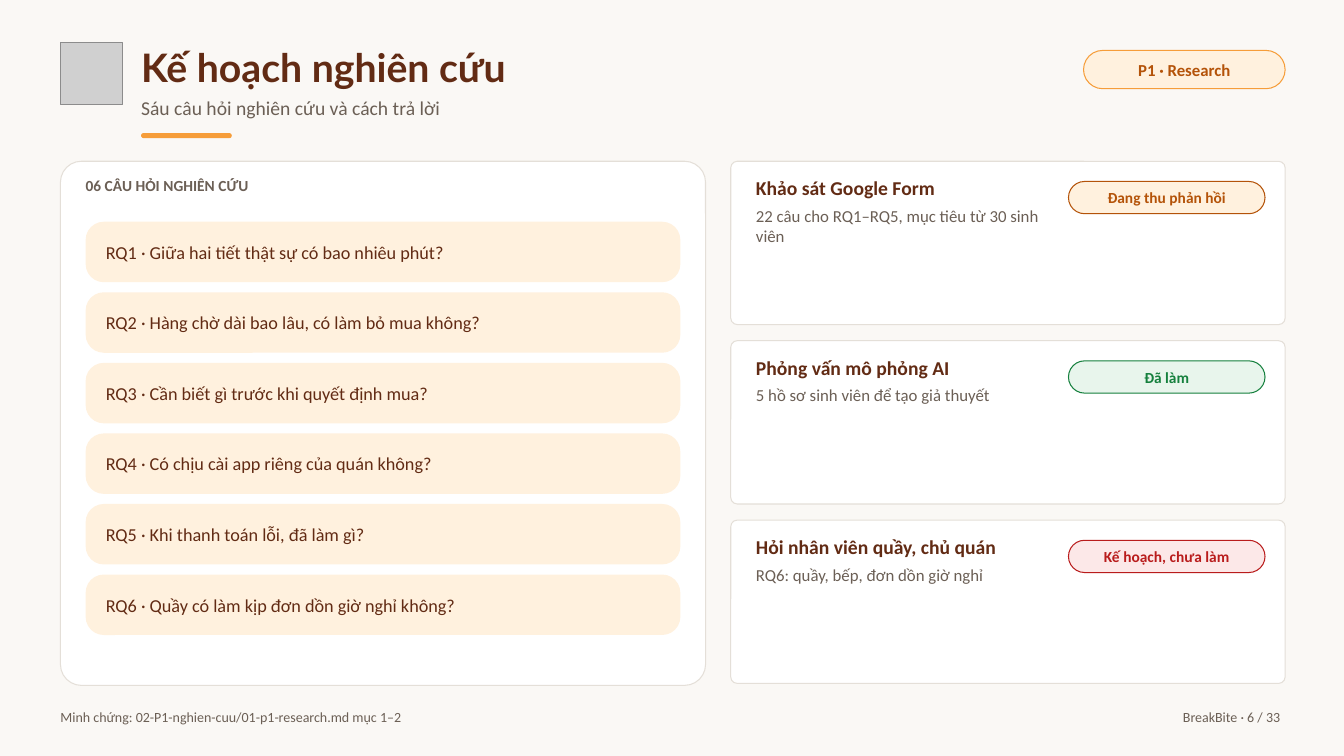
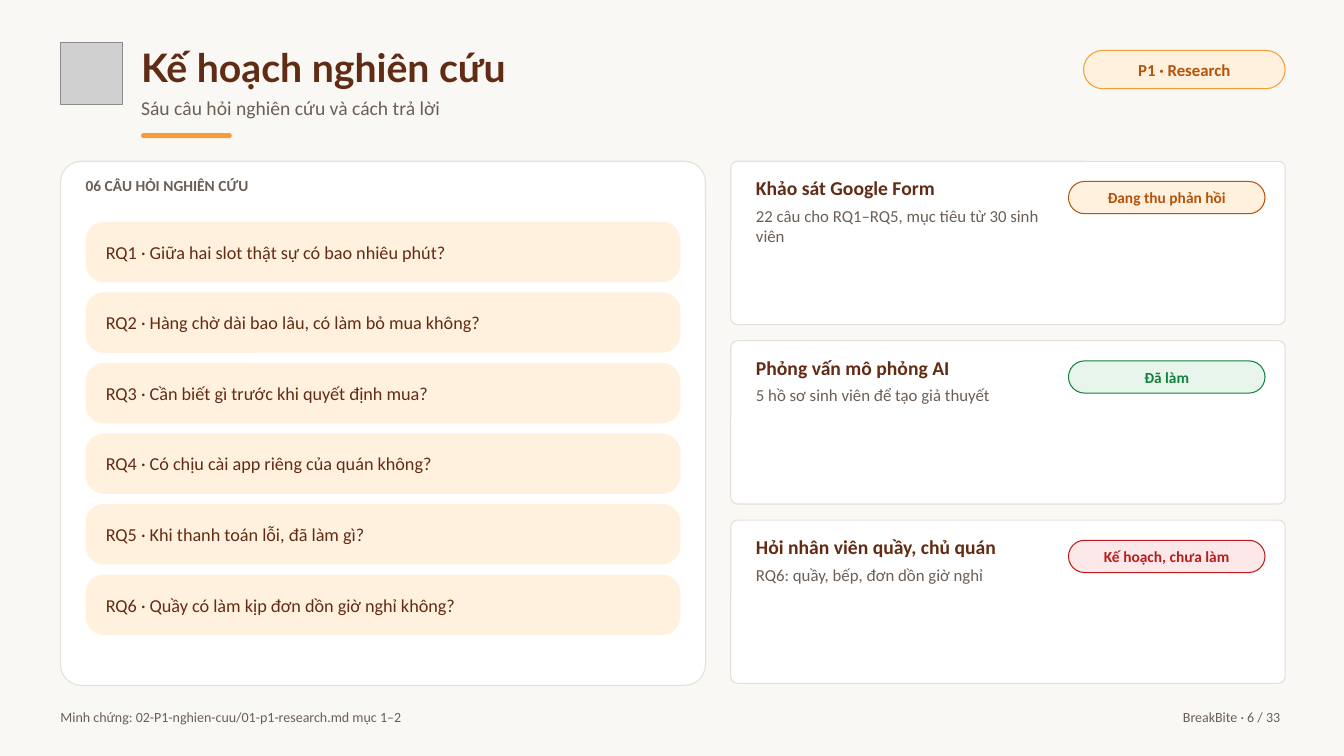
Before and after one commit to baonv0817/PRM323-Lab2-Group2, a slide deck: slide 6 of 07-trinh-bay/BreakBite_Lab2_Presentation.pptx. Drawn at 1344x756 pixels with LibreOffice and Linux fonts; fonts in the diff are those of the drawing; grey boxes stand for pictures. Boxes give left, top, right and bottom in pixels: in the first picture for what was removed or moved away, otherwise in the second. Text is boxed around its words. In the diff, an @@ line names an element or a change of style, - is before the commit and + after.

Commit message:
Keep 'slot' wording for class periods; only the dormitory premise stays removed

```diff
--- a/07-trinh-bay/BreakBite_Lab2_Presentation.pptx
+++ b/07-trinh-bay/BreakBite_Lab2_Presentation.pptx
@@ text at [106,246,445,262]: text changed @@
-RQ1 · Giữa hai tiết thật sự có bao nhiêu phút?
+RQ1 · Giữa hai slot thật sự có bao nhiêu phút?
```
Also in this commit, not shown: 4 other slides changed, 19 other files.
